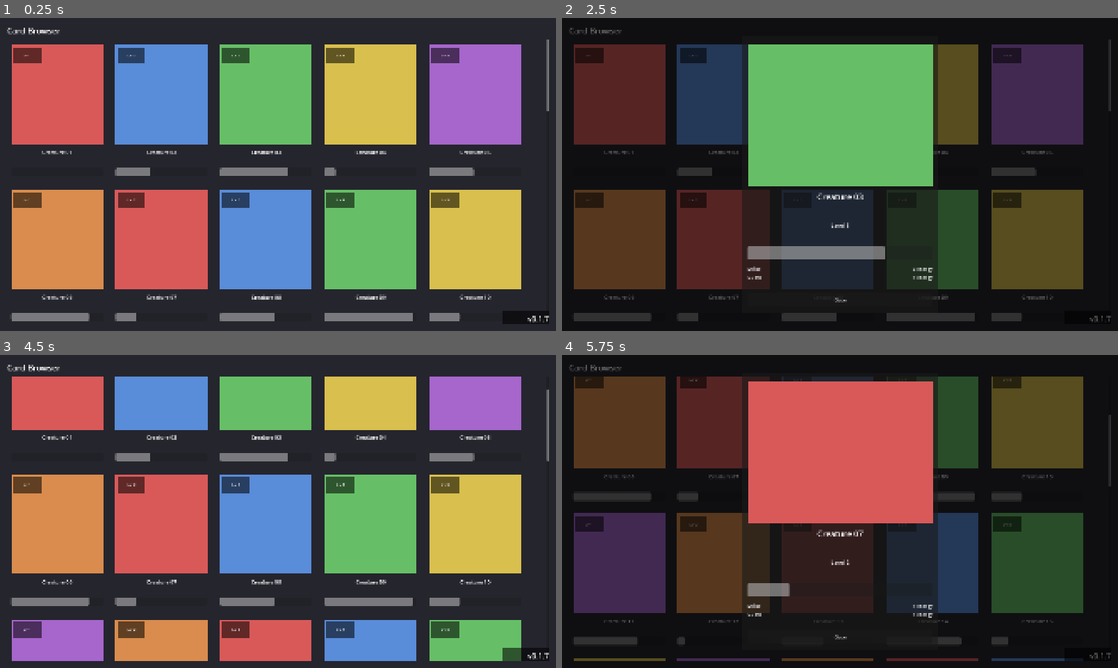
Above: before the commit, frames 1-4 (two rows, left to right).
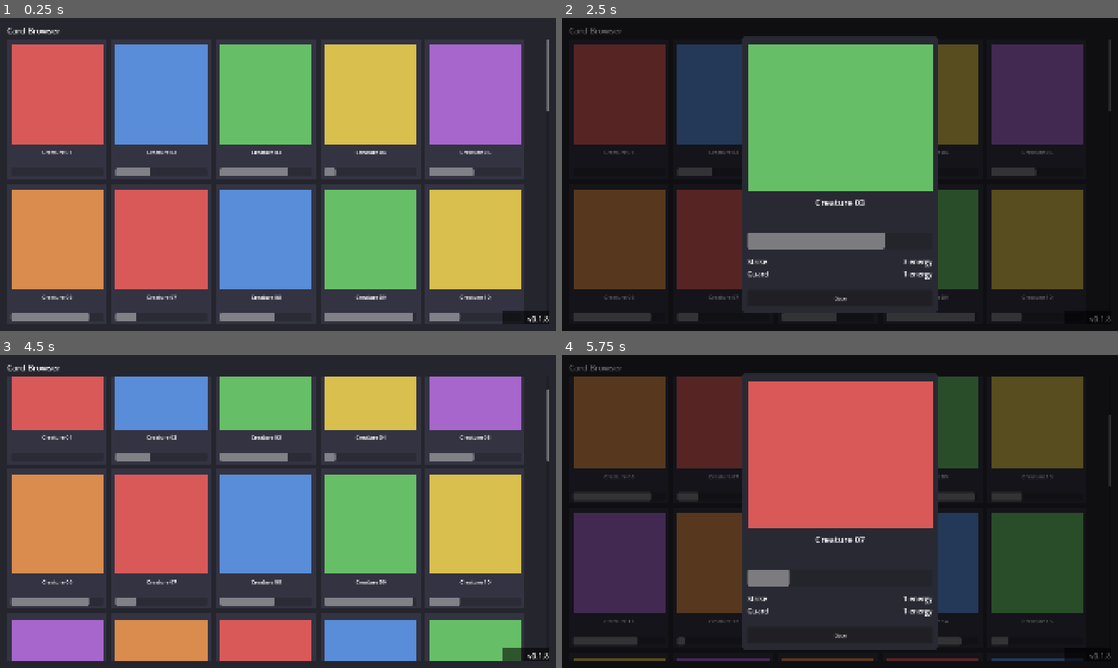
Above: after the commit, the same moments.

Repository: VirtualSteveShow/UnnamedCardGame
Game: Godot game, scene res://scenes/card_browser/card_browser.tscn
Same seed, same stepped clock (60 frames per second), same inputs: the game is played once before the commit and once after it.
Inputs (mouse positions are in pixels of both pictures, inside the frame that each line leads up to):
- Up to frame 1 (0.25 s): no input
- Up to frame 2 (2.5 s): tap Enter at 0.5, 2 s; drag from (617, 108) to (895, 105) at 0.52 s; tap Space at 1.25 s; drag from (723, 105) to (812, 237) at 1.27 s; move the mouse to (828, 108) at 2.02 s; click (828, 108) at 2.17 s
- Up to frame 3 (4.5 s): tap Space at 2.75 s; drag from (372, 445) to (111, 464) at 2.77 s; tap Enter at 3.5 s; drag from (472, 445) to (305, 511) at 3.52 s; drag from (55, 589) to (194, 433) at 4.27 s
- Up to frame 4 (5.75 s): tap Space at 5 s; move the mouse to (723, 433) at 5.02 s; click (723, 433) at 5.17 s

The runs differ from the first frame. In frame 1, 2.5% of the frame differs, in the area x 2-99%, y 9-98%; in frame 2, 7.7%, in the area x 2-99%, y 5-97%; in frame 3, 2.7%; in frame 4, 6.9%.

Commit message:
Card visual polish: drop level display, fix detail panel contrast/text
- Removed the "Lvl" badge from grid cards and the "Level" line from the
  detail view -- cards only fill their XP bar once to evolve, so a
  numeric level isn't part of the design.
- Grid cards now have their own background fill (was transparent,
  blending into the page background around the art/name/xp area).
- Detail panel now has an explicit opaque StyleBoxFlat -- it had no
  background style set, so it was letting the dimmed grid bleed through.
- Ability row text (built at runtime, so it wasn't picking up any .tscn
  sizing) bumped to a readable size.
- Updated TODO.md: scroll issue confirmed fixed on-device.
Version -> 0.1.8.

Diff:
--- a/game/project.godot
+++ b/game/project.godot
@@ -11,7 +11,7 @@
 [application]
 
 config/name="Unnamed Card Game"
-config/version="0.1.7"
+config/version="0.1.8"
 run/main_scene="res://scenes/card_browser/card_browser.tscn"
 config/features=PackedStringArray("4.7", "GL Compatibility")
 config/icon="res://icon.svg"
--- a/game/scenes/card_browser/card_detail.gd
+++ b/game/scenes/card_browser/card_detail.gd
@@ -1,6 +1,6 @@
 extends Control
 ## Full-screen overlay showing a single card's details: enlarged art,
-## name, level, XP progress, and its full ability list with energy costs.
+## name, XP progress, and its full ability list with energy costs.
 ##
 ## Lives inside card_browser.tscn as a hidden overlay (start visibility
 ## is set to false directly on this scene's root node) and is shown on
@@ -9,19 +9,22 @@
 ## confirmation is needed to dismiss it.
 ##
 ## The panel's own size follows CardData.ASPECT_RATIO (same shape as the
-## grid cards, just bigger); every row inside it (art/name/level/xp/
-## abilities/close button) is positioned with fractional anchors in the
-## .tscn, so resizing the panel here is all that's needed for the whole
-## layout to scale together -- no separate fixed-pixel "chrome" stacked
-## below the art to throw the overall shape off.
+## grid cards, just bigger); every row inside it (art/name/xp/abilities/
+## close button) is positioned with fractional anchors in the .tscn, so
+## resizing the panel here is all that's needed for the whole layout to
+## scale together -- no separate fixed-pixel "chrome" stacked below the
+## art to throw the overall shape off.
 
 const MAX_HEIGHT_FRACTION := 0.88
 const MAX_WIDTH_FRACTION := 0.9
 
+## Ability rows are built at runtime (see _build_ability_row), so their
+## font size has to be set in code rather than the .tscn.
+const ABILITY_ROW_FONT_SIZE := 24
+
 @onready var panel: Panel = $Panel
 @onready var art_rect: ColorRect = $Panel/Art
 @onready var name_label: Label = $Panel/NameLabel
-@onready var level_label: Label = $Panel/LevelLabel
 @onready var xp_bar: ProgressBar = $Panel/XpBar
 @onready var ability_list: VBoxContainer = $Panel/AbilityList
 @onready var close_button: Button = $Panel/CloseButton
@@ -38,7 +41,6 @@
 func show_card(data: CardData) -> void:
 	art_rect.color = data.placeholder_color
 	name_label.text = data.card_name
-	level_label.text = "Level %d" % data.level
 	xp_bar.value = data.xp_progress * 100.0
 
 	# Clear any ability rows left over from whichever card was shown
@@ -57,10 +59,12 @@
 	var name_lbl := Label.new()
 	name_lbl.text = ability.ability_name
 	name_lbl.size_flags_horizontal = Control.SIZE_EXPAND_FILL
+	name_lbl.add_theme_font_size_override("font_size", ABILITY_ROW_FONT_SIZE)
 	row.add_child(name_lbl)
 
 	var cost_lbl := Label.new()
 	cost_lbl.text = "%d energy" % ability.energy_cost
+	cost_lbl.add_theme_font_size_override("font_size", ABILITY_ROW_FONT_SIZE)
 	row.add_child(cost_lbl)
 
 	return row
--- a/game/scenes/card_browser/card_detail.tscn
+++ b/game/scenes/card_browser/card_detail.tscn
@@ -1,6 +1,13 @@
-[gd_scene load_steps=2 format=3]
+[gd_scene load_steps=3 format=3]
 
 [ext_resource type="Script" path="res://scenes/card_browser/card_detail.gd" id="1_script"]
+
+[sub_resource type="StyleBoxFlat" id="StyleBoxFlat_panel_bg"]
+bg_color = Color(0.16, 0.16, 0.2, 1)
+corner_radius_top_left = 12
+corner_radius_top_right = 12
+corner_radius_bottom_right = 12
+corner_radius_bottom_left = 12
 
 [node name="CardDetail" type="Control"]
 layout_mode = 3
@@ -35,13 +42,14 @@
 offset_bottom = 290.0
 grow_horizontal = 2
 grow_vertical = 2
+theme_override_styles/panel = SubResource("StyleBoxFlat_panel_bg")
 
 [node name="Art" type="ColorRect" parent="Panel"]
 layout_mode = 1
 anchor_left = 0.03
 anchor_top = 0.03
 anchor_right = 0.97
-anchor_bottom = 0.54
+anchor_bottom = 0.56
 grow_horizontal = 2
 grow_vertical = 2
 color = Color(1, 1, 1, 1)
@@ -49,33 +57,21 @@
 [node name="NameLabel" type="Label" parent="Panel"]
 layout_mode = 1
 anchor_left = 0.03
-anchor_top = 0.56
+anchor_top = 0.58
 anchor_right = 0.97
-anchor_bottom = 0.65
+anchor_bottom = 0.68
 grow_horizontal = 2
 grow_vertical = 2
-theme_override_font_sizes/font_size = 28
+theme_override_font_sizes/font_size = 30
 text = "Creature"
-horizontal_alignment = 1
-
-[node name="LevelLabel" type="Label" parent="Panel"]
-layout_mode = 1
-anchor_left = 0.03
-anchor_top = 0.67
-anchor_right = 0.97
-anchor_bottom = 0.74
-grow_horizontal = 2
-grow_vertical = 2
-theme_override_font_sizes/font_size = 18
-text = "Level 1"
 horizontal_alignment = 1
 
 [node name="XpBar" type="ProgressBar" parent="Panel"]
 layout_mode = 1
 anchor_left = 0.03
-anchor_top = 0.76
+anchor_top = 0.71
 anchor_right = 0.97
-anchor_bottom = 0.81
+anchor_bottom = 0.77
 grow_horizontal = 2
 grow_vertical = 2
 show_percentage = false
@@ -83,17 +79,17 @@
 [node name="AbilityList" type="VBoxContainer" parent="Panel"]
 layout_mode = 1
 anchor_left = 0.03
-anchor_top = 0.83
+anchor_top = 0.80
 anchor_right = 0.97
-anchor_bottom = 0.91
+anchor_bottom = 0.90
 grow_horizontal = 2
 grow_vertical = 2
-theme_override_constants/separation = 6
+theme_override_constants/separation = 8
 
 [node name="CloseButton" type="Button" parent="Panel"]
 layout_mode = 1
 anchor_left = 0.03
-anchor_top = 0.93
+anchor_top = 0.92
 anchor_right = 0.97
 anchor_bottom = 0.98
 grow_horizontal = 2
--- a/game/scenes/card_browser/card_item.gd
+++ b/game/scenes/card_browser/card_item.gd
@@ -31,7 +31,6 @@
 
 @onready var art_rect: ColorRect = $Art
 @onready var name_label: Label = $NameLabel
-@onready var level_label: Label = $LevelLabel
 @onready var xp_bar: ProgressBar = $XpBar
 
 var card_data: CardData
@@ -46,7 +45,6 @@
 	card_data = data
 	art_rect.color = data.placeholder_color
 	name_label.text = data.card_name
-	level_label.text = "Lv %d" % data.level
 	xp_bar.value = data.xp_progress * 100.0
 
 
--- a/game/scenes/card_browser/card_item.tscn
+++ b/game/scenes/card_browser/card_item.tscn
@@ -6,6 +6,15 @@
 custom_minimum_size = Vector2(160, 224)
 layout_mode = 2
 script = ExtResource("1_script")
+
+[node name="CardBg" type="ColorRect" parent="."]
+layout_mode = 1
+anchor_right = 1.0
+anchor_bottom = 1.0
+grow_horizontal = 2
+grow_vertical = 2
+mouse_filter = 2
+color = Color(0.2, 0.2, 0.26, 1)
 
 [node name="Art" type="ColorRect" parent="."]
 layout_mode = 1
@@ -17,32 +26,6 @@
 grow_vertical = 2
 mouse_filter = 2
 color = Color(1, 1, 1, 1)
-
-[node name="LevelBadgeBg" type="ColorRect" parent="."]
-layout_mode = 1
-anchor_left = 0.06
-anchor_top = 0.06
-anchor_right = 0.34
-anchor_bottom = 0.17
-grow_horizontal = 2
-grow_vertical = 2
-mouse_filter = 2
-color = Color(0, 0, 0, 0.55)
-
-[node name="LevelLabel" type="Label" parent="."]
-layout_mode = 1
-anchor_left = 0.06
-anchor_top = 0.06
-anchor_right = 0.34
-anchor_bottom = 0.17
-grow_horizontal = 2
-grow_vertical = 2
-mouse_filter = 2
-theme_override_colors/font_color = Color(1, 1, 1, 1)
-theme_override_font_sizes/font_size = 14
-text = "Lv 1"
-horizontal_alignment = 1
-vertical_alignment = 1
 
 [node name="NameLabel" type="Label" parent="."]
 layout_mode = 1
Not shown, changed: game/export_presets.cfg
Not shown, changed: docs/TODO.md
